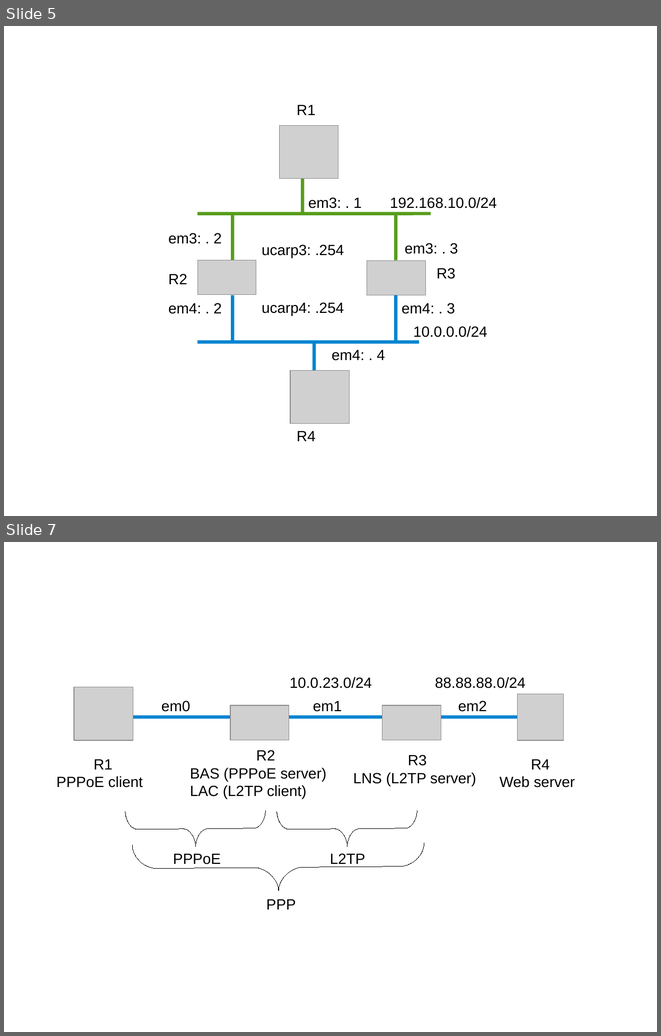
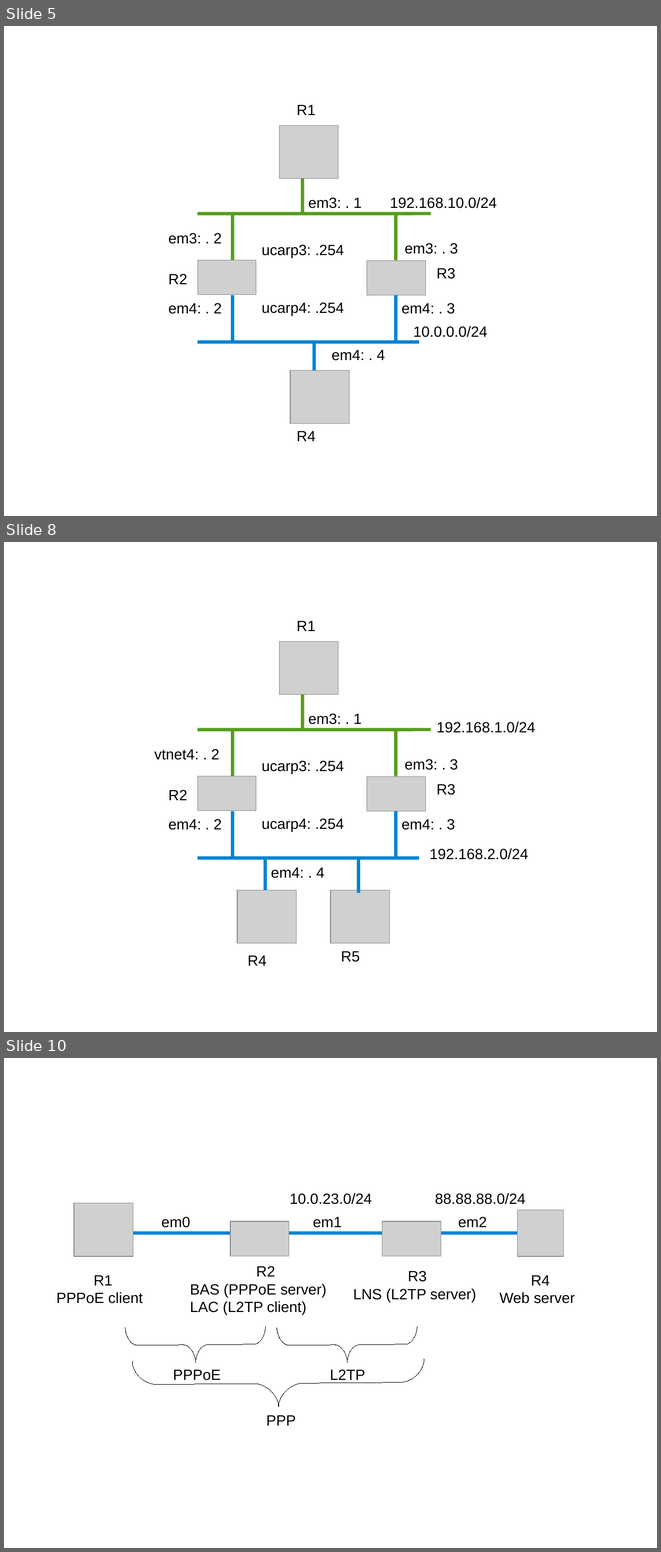
Before and after one commit to ocochard/BSDRP, a slide deck: docs/labs.examples.odp. Shown one above the other, each under a label of ours: slides 5 and 7 before the commit, slides 5, 8 and 10 after it; the slides between them are not shown. The pictures are 661x1036 and 661x1552 pixels, drawn with LibreOffice and Linux fonts; fonts in the diff are those of the drawing; grey boxes stand for pictures. Boxes give left, top, right and bottom in pixels: in the first picture for what was removed or moved away, otherwise in the second. Text is boxed around its words. In the diff, an @@ line names an element or a change of style, - is before the commit and + after.

```diff
--- a/docs/labs.examples.odp
+++ b/docs/labs.examples.odp
@@ slide 8 added at <box>4,542,657,1032</box>, background #FFFFFF @@
@@ text added at <box>297,620,316,631</box>, 18 pt, text #000000 @@
+R1
@@ picture added at <box>280,641,338,694</box> @@
@@ line added from (302, 694) to (302, 729), #579D1C 4 pt @@
@@ text added at <box>308,713,362,724</box>, 18 pt, text #000000 @@
+em3: . 1
@@ line added from (431, 729) to (198, 729), #579D1C 4 pt @@
@@ line added from (233, 776) to (233, 729), #579D1C 4 pt @@
@@ line added from (396, 776) to (396, 729), #579D1C 4 pt @@
@@ text added at <box>436,721,535,733</box>, 18 pt, text #000000 @@
+192.168.1.0/24
@@ text added at <box>155,749,220,760</box>, 18 pt, text #000000 @@
+vtnet4: . 2
@@ text added at <box>262,760,344,774</box>, 18 pt, text #000000 @@
+ucarp3: .254
@@ text added at <box>405,759,458,770</box>, 18 pt, text #000000 @@
+em3: . 3
@@ picture added at <box>198,776,256,810</box> @@
@@ picture added at <box>367,777,426,811</box> @@
@@ text added at <box>168,790,187,800</box>, 18 pt, text #000000 @@
+R2
@@ text added at <box>436,784,456,795</box>, 18 pt, text #000000 @@
+R3
@@ line added from (233, 858) to (233, 811), #0084D1 4 pt @@
@@ line added from (396, 858) to (396, 811), #0084D1 4 pt @@
@@ text added at <box>168,819,222,830</box>, 18 pt, text #000000 @@
+em4: . 2
@@ text added at <box>262,818,344,831</box>, 18 pt, text #000000 @@
+ucarp4: .254
@@ text added at <box>402,819,455,830</box>, 18 pt, text #000000 @@
+em4: . 3
@@ line added from (420, 858) to (198, 858), #0084D1 4 pt @@
@@ line added from (265, 858) to (265, 893), #0084D1 4 pt @@
@@ line added from (359, 858) to (359, 893), #0084D1 4 pt @@
@@ text added at <box>430,848,528,859</box>, 18 pt, text #000000 @@
+192.168.2.0/24
@@ text added at <box>271,867,325,878</box>, 18 pt, text #000000 @@
+em4: . 4
@@ picture added at <box>237,890,296,943</box> @@
@@ picture added at <box>330,890,389,943</box> @@
@@ text added at <box>248,955,267,965</box>, 18 pt, text #000000 @@
+R4
@@ text added at <box>341,951,360,962</box>, 18 pt, text #000000 @@
+R5
@@ what was slide 7 is now slide 10 @@
```
Also in this commit, not shown: 4 slides changed, 6 other slides added, 11 other files.
